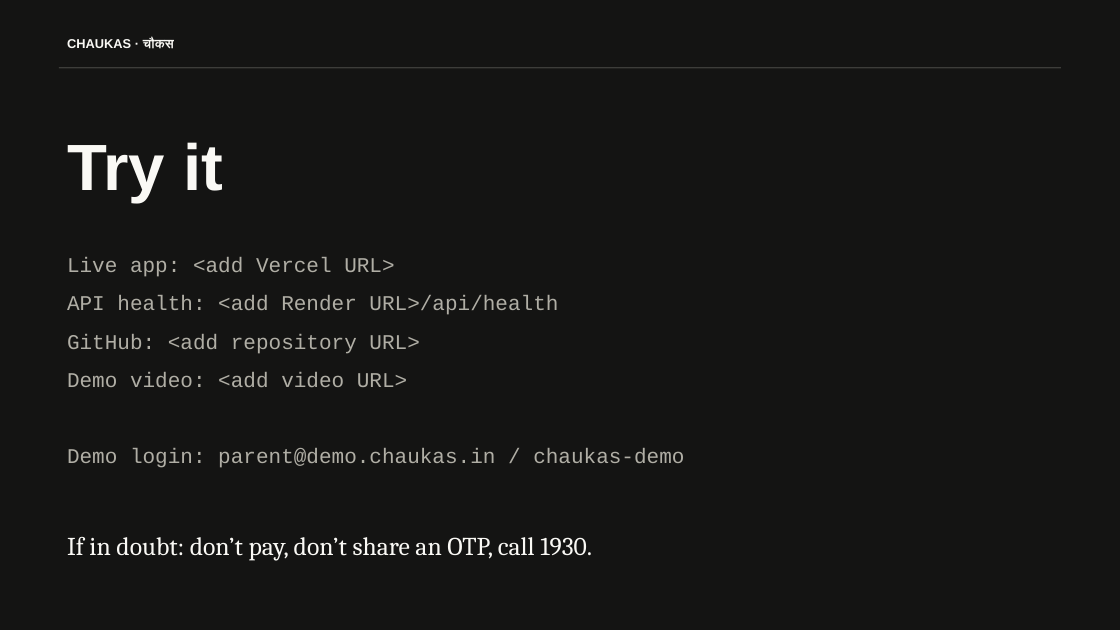
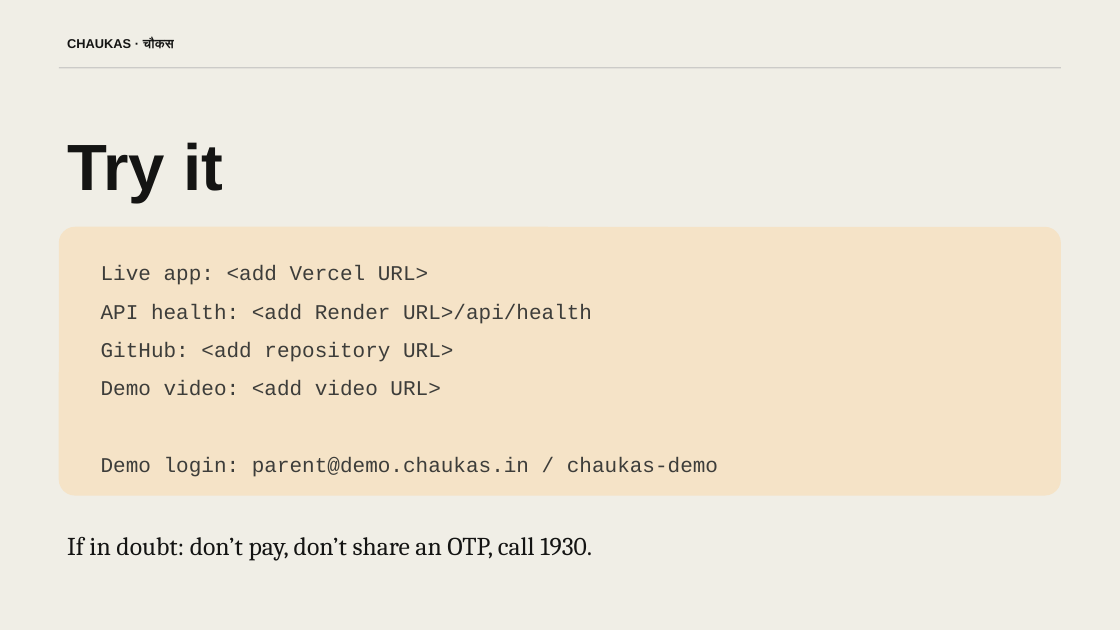
Before and after one commit to Kavaykhurana/chaukas, a slide deck: slide 9 of docs/Chaukas_Prototype_Deck.pptx. Drawn at 1120x630 pixels with LibreOffice and Linux fonts; fonts in the diff are those of the drawing. Boxes give left, top, right and bottom in pixels: in the first picture for what was removed or moved away, otherwise in the second. Text is boxed around its words. In the diff, an @@ line names an element or a change of style, - is before the commit and + after.

```diff
--- a/docs/Chaukas_Prototype_Deck.pptx
+++ b/docs/Chaukas_Prototype_Deck.pptx
@@ rectangle at <box>0,0,1120,630</box>: fill #141413 to #F0EEE6 @@
@@ rectangle at <box>59,67,1061,68</box>: fill #3D3D3A to #CCCBC8 @@
@@ rounded rectangle added at <box>59,227,1061,496</box>, fill #F5E3C7 @@
@@ text "Live app: <add Vercel URL>": place and size @@
-text "Live app: <add Vercel URL>" at <box>67,257,684,468</box>
+text "Live app: <add Vercel URL>" at <box>101,265,718,477</box>
@@ text "Live app: <add Vercel URL>" at <box>101,265,718,477</box>: text colour #B0AEA5 to #3D3D3A @@
@@ text colour #FAF9F5 to #141413 in 3 elements at <box>67,38,174,48</box>, <box>67,142,223,202</box>, <box>67,537,592,560</box> @@
```
Also in this commit, not shown: 1 other file.
